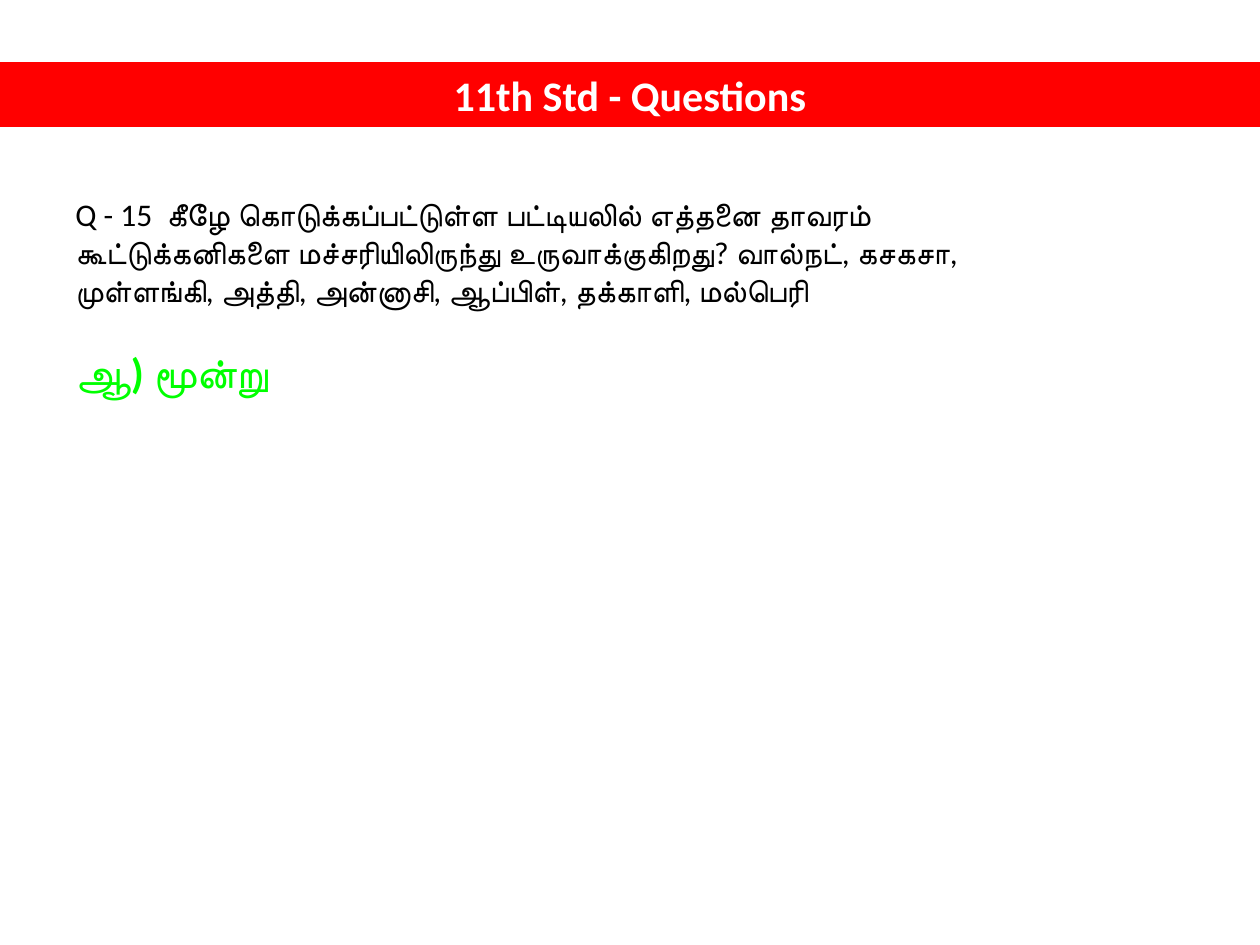
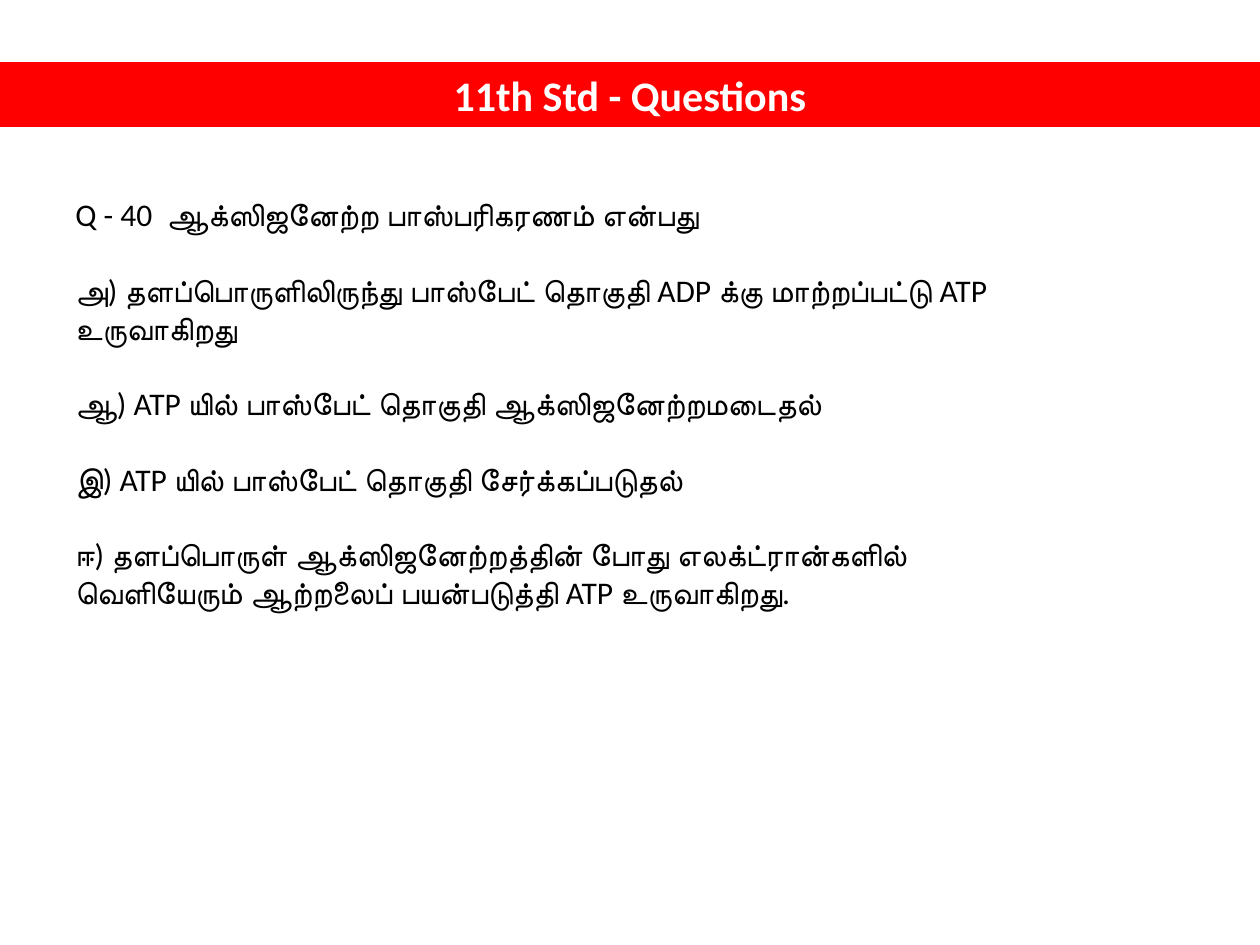
Before and after one commit to tvmani/tvmani.github.io, a slide deck: slide 79 of tamil_biology/NEET_BIOLOGY_001.pptx (slide 28 before the commit). Drawn at 1260x945 pixels with LibreOffice and Linux fonts; fonts in the diff are those of the drawing. Boxes give left, top, right and bottom in pixels: in the first picture for what was removed or moved away, otherwise in the second. Text is boxed around its words. In the diff, an @@ line names an element or a change of style, - is before the commit and + after.

```diff
--- a/tamil_biology/NEET_BIOLOGY_001.pptx
+++ b/tamil_biology/NEET_BIOLOGY_001.pptx
@@ text at [75, 203, 987, 613]: text changed @@
-Q - 15 கீழே கொடுக்கப்பட்டுள்ள பட்டியலில் எத்தனை தாவரம் கூட்டுக்கனிகளை மச்சரியிலிருந்து உருவாக்குகிறது? வால்நட், கசகசா, முள்ளங்கி, அத்தி, அன்னாசி, ஆப்பிள், தக்காளி, மல்பெரி
-ஆ) மூன்று
+Q - 40 ஆக்ஸிஜனேற்ற பாஸ்பரிகரணம் என்பது
+அ) தளப்பொருளிலிருந்து பாஸ்பேட் தொகுதி ADP க்கு மாற்றப்பட்டு ATP உருவாகிறது
+ஆ) ATP யில் பாஸ்பேட் தொகுதி ஆக்ஸிஜனேற்றமடைதல்
+இ) ATP யில் பாஸ்பேட் தொகுதி சேர்க்கப்படுதல்
+ஈ) தளப்பொருள் ஆக்ஸிஜனேற்றத்தின் போது எலக்ட்ரான்களில் வெளியேரும் ஆற்றலைப் பயன்படுத்தி ATP உருவாகிறது.
```
Also in this commit, not shown: 27 other slides changed, 96 slides added, 3 other files.
